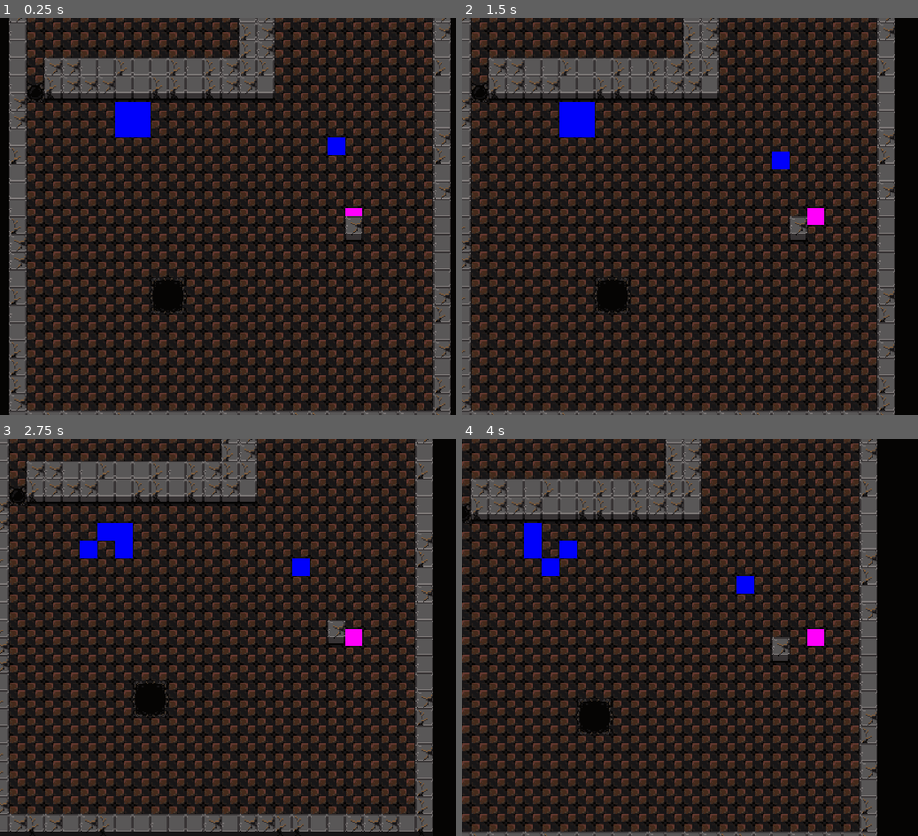
Above: before the commit, frames 1-4 (two rows, left to right).
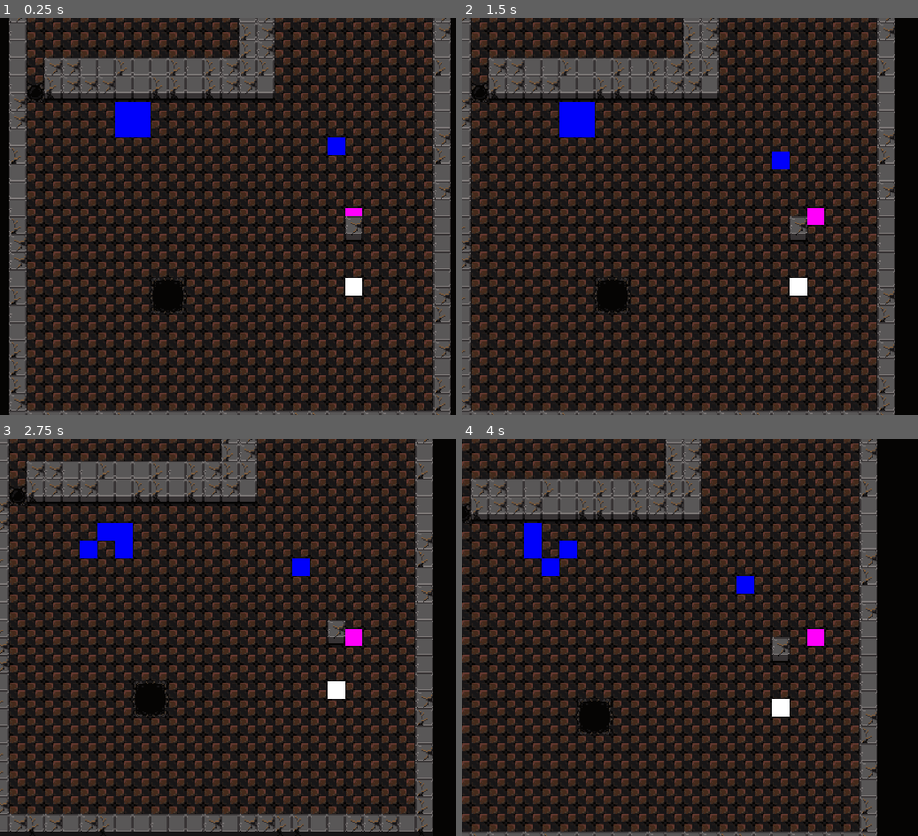
Above: after the commit, the same moments.

Repository: impstudio2024/Brackeys2024-2
Game: Godot game, scene res://Scenes/map.tscn
Two runs of this game, one before a commit and one after it. Both use one fixed random seed, a clock stepped at 60 frames per second and the inputs below.
Inputs (mouse positions are in pixels of both pictures, inside the frame that each line leads up to):
- Up to frame 1 (0.25 s): no input
- Up to frame 2 (1.5 s): tap Enter (ui_accept) at 0.5, 0.77, 1.25 s; move the mouse to (outside the picture) at 0.52 s; hold D (move_right) 0.53-1.28 s; hold F 0.53-1.28 s; click (outside the picture) at 0.67 s; move the mouse to (676, 236) at 1.27 s; hold S (down) from 1.28 s (still down); tap Space at 1.35 s
- Up to frame 3 (2.75 s): tap Enter (ui_accept) at 1.52 s; move the mouse to (424, 550) at 2.02 s; release S (down) at 2.03 s; hold D (move_right) from 2.03 s (still down); hold F from 2.03 s (still down)
- Up to frame 4 (4 s): tap Enter (ui_accept) at 2.75, 3.02, 3.5, 3.77 s; move the mouse to (781, 716) at 2.77 s; release D (move_right) at 2.78 s; release F at 2.78 s; hold W (move_up) 2.78-3.53 s; tap Space at 2.85 s; click (781, 716) at 2.92 s; move the mouse to (outside the picture) at 3.52 s; hold A (move_left) from 3.53 s (still down); hold F from 3.53 s (still down)

The runs differ from the first frame. In frame 1, 0.2% of the frame differs, in the area x 75-80%, y 65-70%; in frame 2, 0.2%, in the area x 71-76%, y 65-70%; in frame 3, 0.2%; in frame 4, 0.2%.

Commit message:
Created the exits.
Add the different scenes in Global. When starting the game call Global.advance_level()

Diff:
--- /dev/null
+++ b/brackeys-2024-2/Scenes/exit.tscn
@@ -0,0 +1,8 @@
+[gd_scene load_steps=2 format=3 uid="uid://s2oujlfagd53"]
+
+[ext_resource type="Texture2D" uid="uid://lbfjjnxm0jnp" path="res://Assets/Sprites/white square.png" id="1_15sg5"]
+
+[node name="Node2D" type="Node2D"]
+
+[node name="Sprite2D" type="Sprite2D" parent="."]
+texture = ExtResource("1_15sg5")
--- a/brackeys-2024-2/Scenes/map.tscn
+++ b/brackeys-2024-2/Scenes/map.tscn
@@ -1,9 +1,10 @@
-[gd_scene load_steps=13 format=4 uid="uid://chr01rq6ki8i0"]
+[gd_scene load_steps=16 format=4 uid="uid://chr01rq6ki8i0"]
 
 [ext_resource type="Script" path="res://scripts/map.gd" id="1_klgcc"]
 [ext_resource type="TileSet" uid="uid://d2otc2jtvwc2e" path="res://Resources/floor.tres" id="2_7lttm"]
 [ext_resource type="TileSet" uid="uid://dnorlhe26qs1g" path="res://Resources/entities.tres" id="3_dp0ja"]
 [ext_resource type="TileSet" uid="uid://c4vpaul7ygocv" path="res://Resources/walls.tres" id="4_dqu8a"]
+[ext_resource type="PackedScene" uid="uid://s2oujlfagd53" path="res://Scenes/exit.tscn" id="4_rmfvj"]
 [ext_resource type="Texture2D" uid="uid://c5r3ybpq7nkjv" path="res://Assets/Sprites/floors_n_walls_tiles.png" id="4_xoxwr"]
 [ext_resource type="Script" path="res://addons/phantom_camera/scripts/phantom_camera_host/phantom_camera_host.gd" id="6_hpbn0"]
 [ext_resource type="PackedScene" path="res://Scenes/gm.tscn" id="7_3v2kk"]
@@ -116,6 +117,12 @@
 pattern_1 = SubResource("TileMapPattern_xpe02")
 pattern_2 = SubResource("TileMapPattern_3do0y")
 
+[sub_resource type="TileSetScenesCollectionSource" id="TileSetScenesCollectionSource_au1jd"]
+scenes/1/scene = ExtResource("4_rmfvj")
+
+[sub_resource type="TileSet" id="TileSet_0vx8l"]
+sources/0 = SubResource("TileSetScenesCollectionSource_au1jd")
+
 [node name="Map" type="Node2D"]
 script = ExtResource("1_klgcc")
 
@@ -126,6 +133,10 @@
 [node name="Holes" type="TileMapLayer" parent="."]
 tile_map_data = PackedByteArray("AAAFABYAAAACAAIAAAARAAoAAAACAAIAAAAMACEAAAALAAQAAAAMACIAAAALAAUAAAANACEAAAAMAAQAAAANACIAAAAMAAUAAAA=")
 tile_set = SubResource("TileSet_i71by")
+
+[node name="Special Tiles" type="TileMapLayer" parent="."]
+tile_map_data = PackedByteArray("AAAXACEAAAAAAAAAAQA=")
+tile_set = SubResource("TileSet_0vx8l")
 
 [node name="Entities" type="TileMapLayer" parent="."]
 tile_map_data = PackedByteArray("AAAXAB0AAgAAAAAAAwAWABkAAAAAAAAAAQAKABcAAAAAAAAAAQALABgAAAAAAAAAAQALABcAAAAAAAAAAQAKABgAAAAAAAAAAQATABAAAAAAAAAAAQA=")
--- a/brackeys-2024-2/Singletons/global.gd
+++ b/brackeys-2024-2/Singletons/global.gd
@@ -10,3 +10,16 @@
 var entities: TileMapLayer
 var walls: TileMapLayer
 var holes: TileMapLayer
+var specials: TileMapLayer
+
+enum SpecialTileTypes{
+	EXIT = 0
+}
+
+var level_paths: Array[String] = []
+var current_level: int = 0
+
+# call this when entering the game.
+func advance_level():
+	get_tree().change_scene_to_file(level_paths[current_level])
+	current_level += 1
--- a/brackeys-2024-2/scripts/map.gd
+++ b/brackeys-2024-2/scripts/map.gd
@@ -7,3 +7,4 @@
 	Global.map = $Floor
 	Global.walls = $Walls
 	Global.holes = $Holes
+	Global.specials = $"Special Tiles"
--- a/brackeys-2024-2/scripts/player.gd
+++ b/brackeys-2024-2/scripts/player.gd
@@ -33,6 +33,10 @@
 		print(await move(movement))
 		print("Character moved!")  # Print a string to confirm that the character moved (FOR DEBUGGING)
 		Global.player_moved.emit(self) # Signal Global after character moves so the signal can be connected to enemies
+		match Global.specials.get_cell_source_id(map_position):
+			Global.SpecialTileTypes.EXIT:
+#				# Global.advance_level()
+				print('An exit tile was reached by the player, but the levels are not yet created. If they are done by now add their paths to the level_paths variable of Global and uncomment the line above. Feel free to delete this line. If there are any questions message Malario.')
 
 func change_weapon(weapon: Weapon):
 	#0 -> no weapon | 1 -> broadsword | 2 -> spear | 3 -> bow
@@ -46,7 +50,5 @@
 	weapon.transform = transform
 	weapon.reparent(self)
 
-
-
 func turnActive():
 	turn_active = true
Not shown: 1 places in brackeys-2024-2/Resources/entities.tres that only renumber resources
